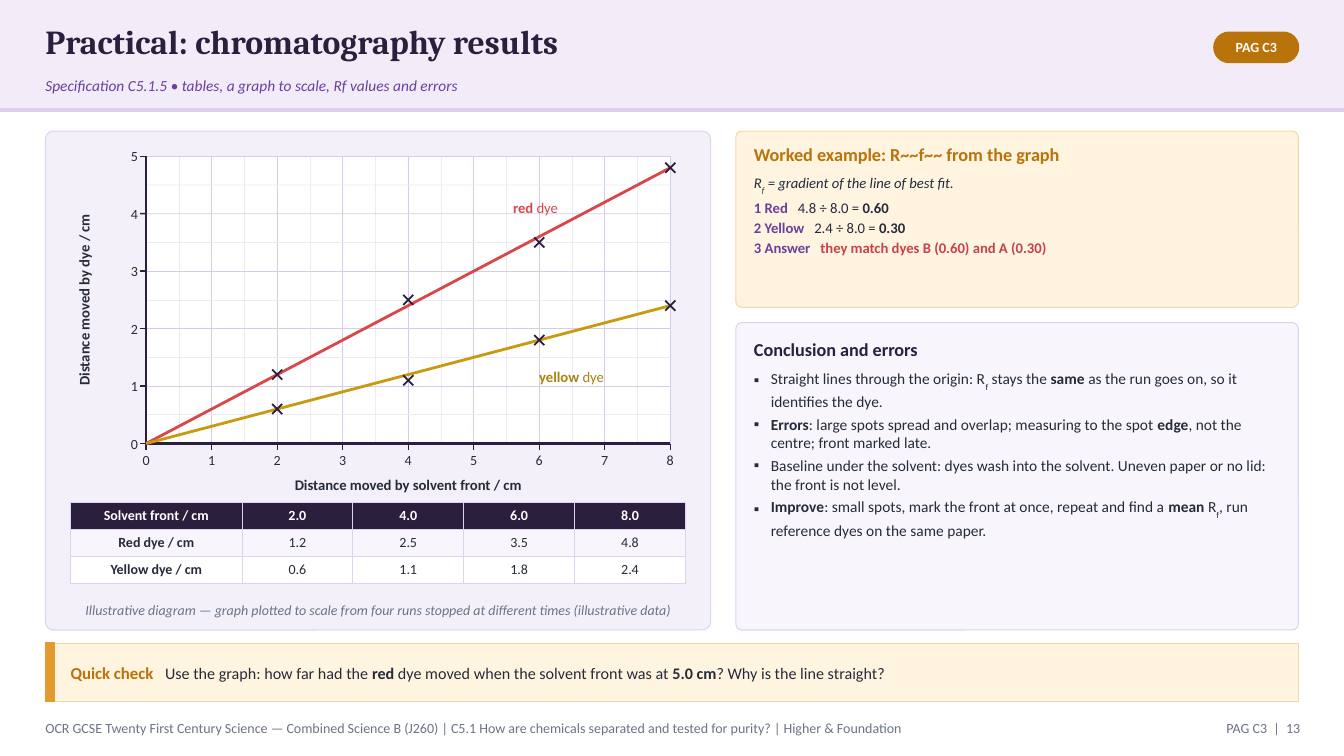
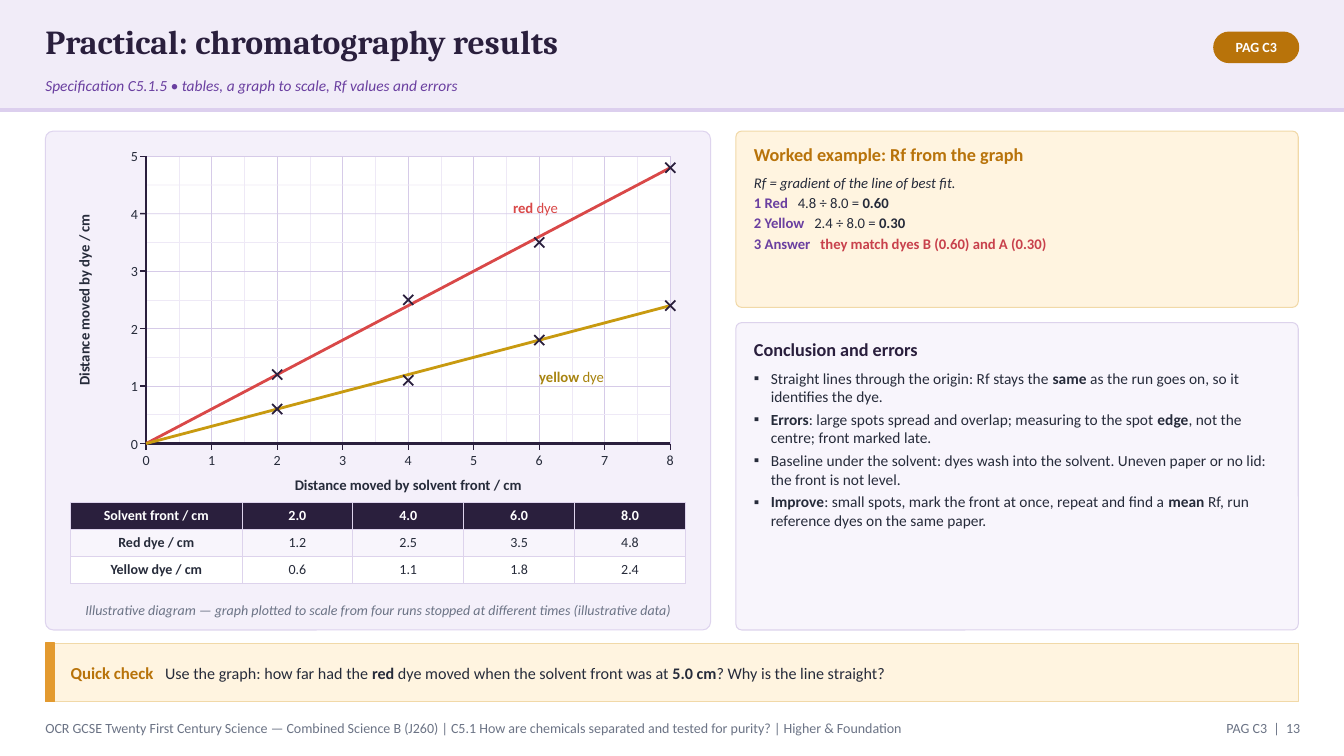
Before and after one commit to pstephenphilip-ship-it/Piri-MBBS, a slide deck: slide 13 of gcse-slides/ocr-chemistry/OCR21C_C5.1_SeparationPurity_Combined.pptx. Drawn at 1344x756 pixels with LibreOffice and Linux fonts; fonts in the diff are those of the drawing. Boxes give left, top, right and bottom in pixels: in the first picture for what was removed or moved away, otherwise in the second. Text is boxed around its words. In the diff, an @@ line names an element or a change of style, - is before the commit and + after.

```diff
--- a/gcse-slides/ocr-chemistry/OCR21C_C5.1_SeparationPurity_Combined.pptx
+++ b/gcse-slides/ocr-chemistry/OCR21C_C5.1_SeparationPurity_Combined.pptx
@@ text at <box>754,148,1023,164</box>: text changed @@
-Worked example: R~~f~~ from the graph
+Worked example: Rf from the graph
@@ text at <box>754,177,955,191</box>: now on the baseline in "Rf" @@
@@ text at <box>771,373,1249,529</box>: now on the baseline in "Rf", "Rf," @@
```
Also in this commit, not shown: 14 other slides changed, 2 other files.
